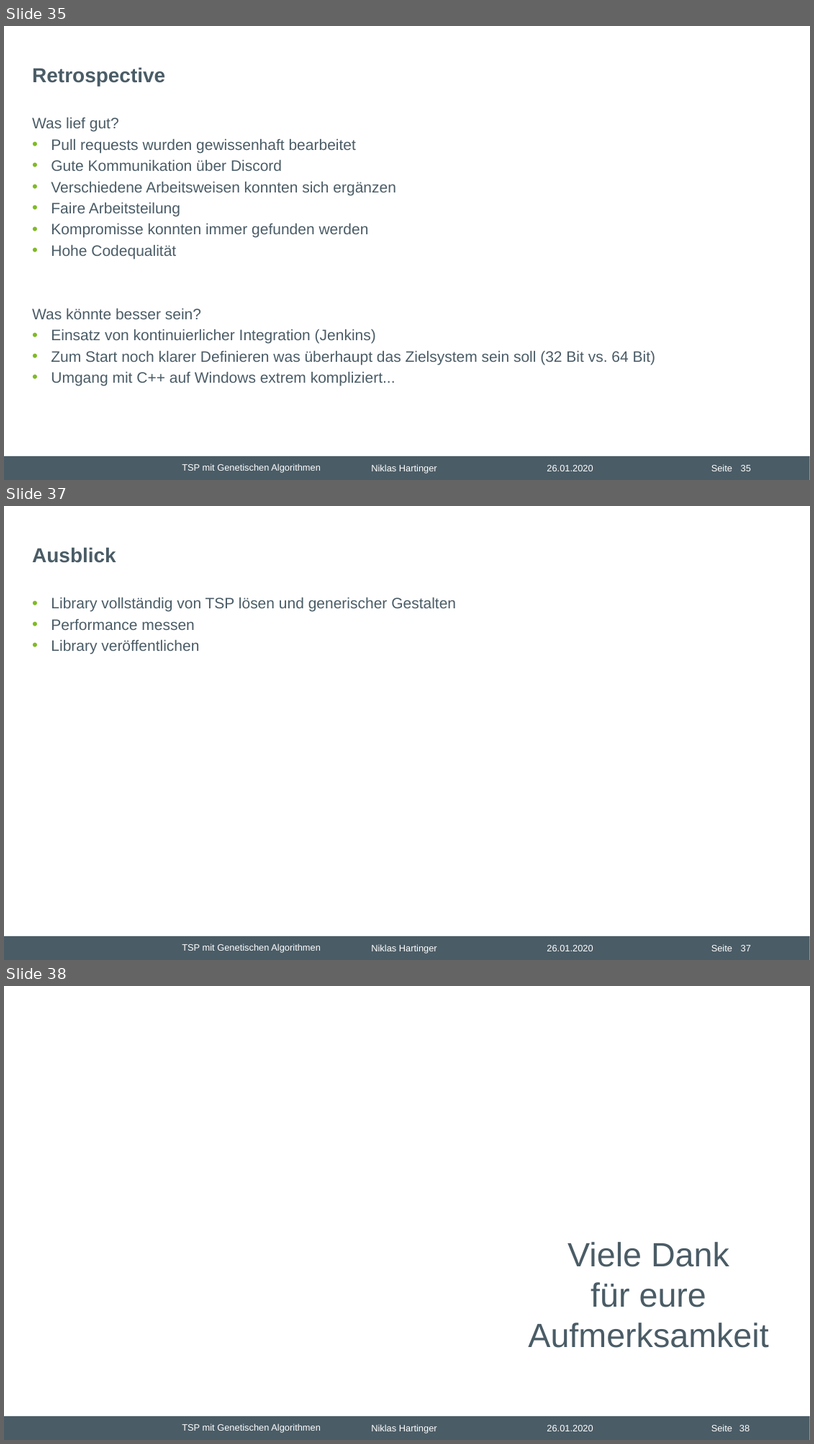
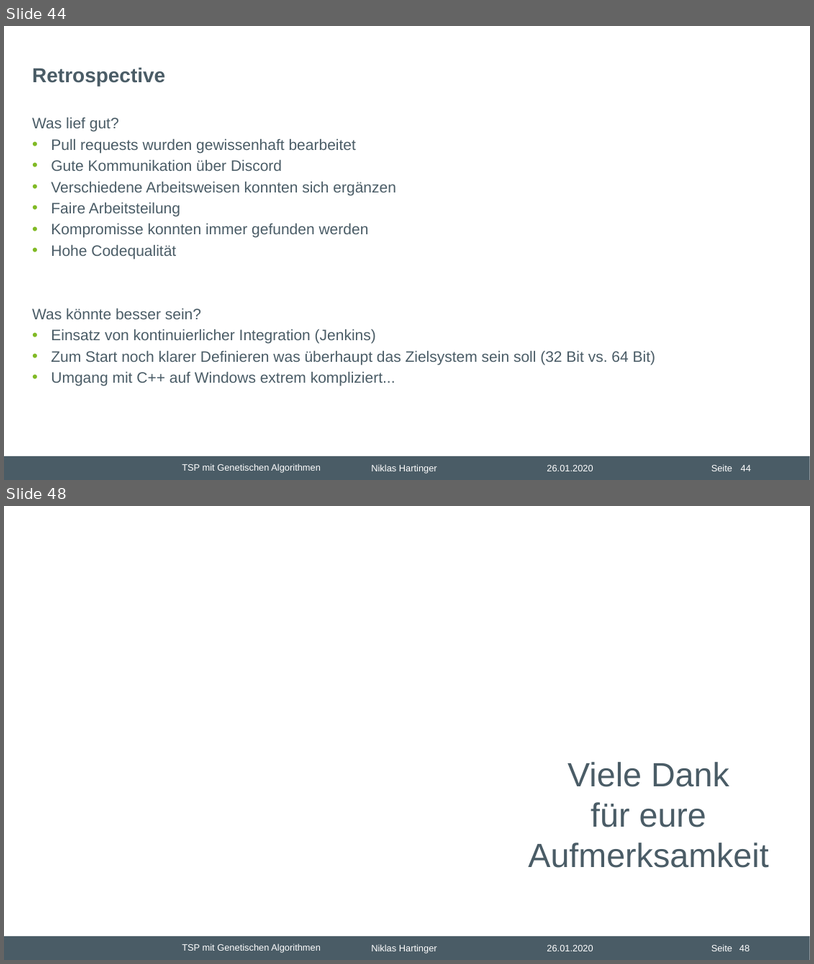
Before and after one commit to nhrt/Genetic-Algorithms, a slide deck: Projektvortrag/Präsentation Projektvortrag.pptx. Shown one above the other, each under a label of ours: slides 35, 37 and 38 before the commit, slides 44 and 48 after it; the slides between them are not shown. The pictures are 814x1444 and 814x964 pixels, drawn with LibreOffice and Linux fonts; fonts in the diff are those of the drawing; background and template pictures are left out. Boxes give left, top, right and bottom in pixels: in the first picture for what was removed or moved away, otherwise in the second. Text is boxed around its words. In the diff, an @@ line names an element or a change of style, - is before the commit and + after.

```diff
--- a/Projektvortrag/Präsentation Projektvortrag.pptx
+++ b/Projektvortrag/Präsentation Projektvortrag.pptx
@@ slide 37 removed at [4,506,810,960], background #FFFFFF; not listed: 6 template elements that a slide beside it also shows @@
@@ title removed at [32,547,116,563] @@
-Ausblick
@@ text removed at [51,597,456,654] @@
-• Library vollständig von TSP lösen und generischer Gestalten
-• Performance messen
-• Library veröffentlichen
@@ what was slide 35 is now slide 44 @@
@@ page number at [741,464,751,471]: text changed @@
-35
+44
@@ what was slide 38 is now slide 48 @@
@@ page number at [740,944,750,951]: text changed @@
-38
+48
```
Also in this commit, not shown: 12 slides changed, 17 slides added, 5 other slides removed, 14 other files.
